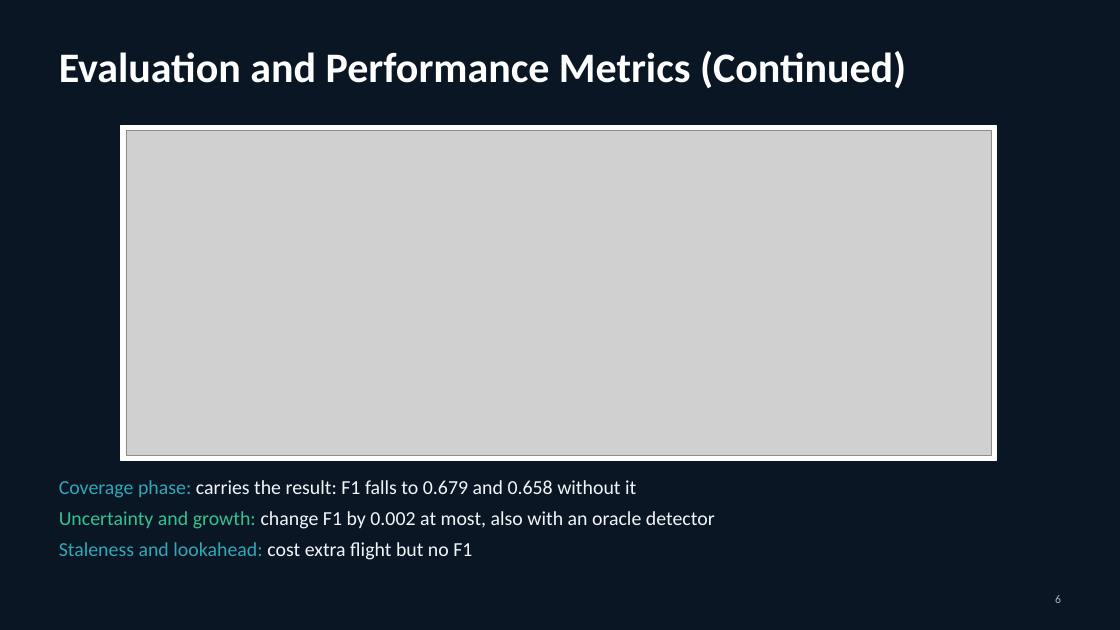
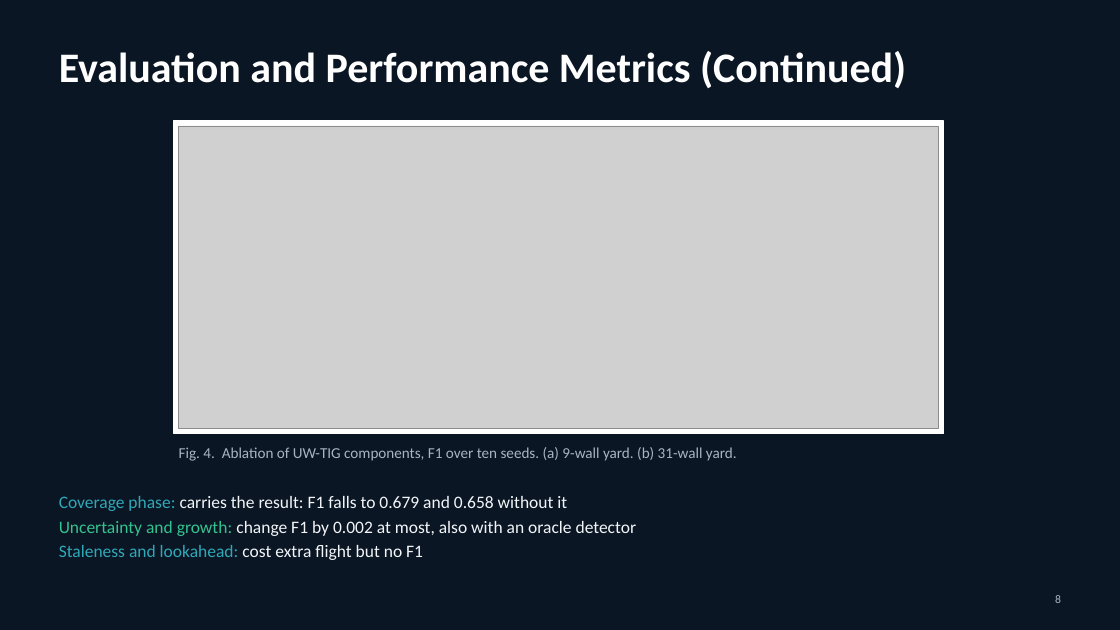
Before and after one commit to DrNeel11/project_work_1, a slide deck: slide 8 of drone-sim-today/UW-TIG_Review_Deck.pptx (slide 6 before the commit). Drawn at 1120x630 pixels with LibreOffice and Linux fonts; fonts in the diff are those of the drawing; grey boxes stand for pictures. Boxes give left, top, right and bottom in pixels: in the first picture for what was removed or moved away, otherwise in the second. Text is boxed around its words. In the diff, an @@ line names an element or a change of style, - is before the commit and + after.

```diff
--- a/drone-sim-today/UW-TIG_Review_Deck.pptx
+++ b/drone-sim-today/UW-TIG_Review_Deck.pptx
@@ rectangle: place and size @@
-rectangle at [121,125,996,460]
+rectangle at [174,121,944,434]
@@ picture: place and size @@
-picture at [126,130,991,455]
+picture at [179,126,939,429]
@@ text added at [179,447,737,461], 13 pt, text #A9B4C0 @@
+Fig. 4. Ablation of UW-TIG components, F1 over ten seeds. (a) 9-wall yard. (b) 31-wall yard.
@@ text "Coverage phase: carries the result: ...": place and size @@
-text "Coverage phase: carries the result: ..." at [59,480,715,560]
+text "Coverage phase: carries the result: ..." at [59,496,637,560]
@@ text "Coverage phase: carries the result: ..." at [59,496,637,560]: size 17 to 15 pt; less space between paragraphs @@
```
Also in this commit, not shown: 10 other slides changed, 3 slides added, 1 slide removed, 13 other files.
